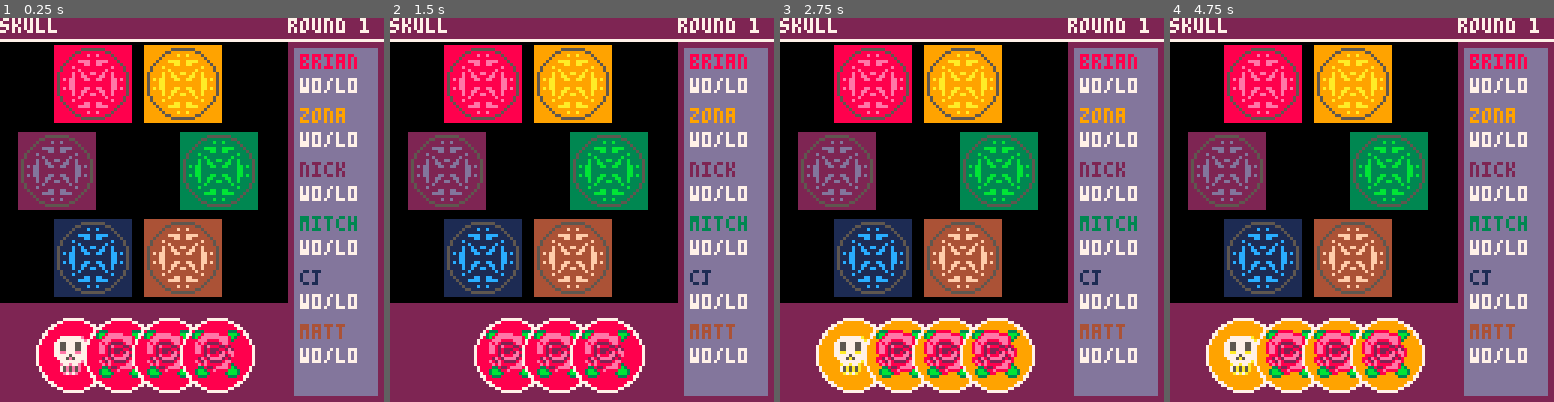
Above: before the commit, frames 1-4 (left to right).
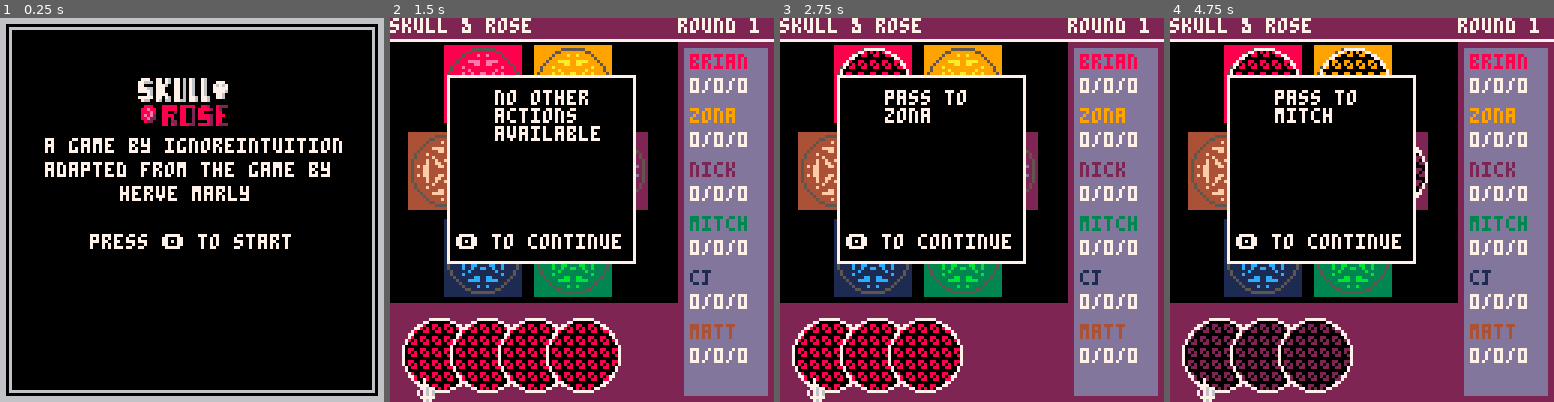
Above: after the commit, the same moments.

Repository: ignoreintuition/skull
Game: PICO-8 cartridge skull.p8
The game is run twice, just before and just after one commit, with the same random seed, the same clock (stepped at 60 frames per second) and the same inputs.
Inputs:
- Up to frame 1 (0.25 s): no input
- Up to frame 2 (1.5 s): tap X (X key) at 0.33, 1.07 s; tap O (Z key) at 0.7 s
- Up to frame 3 (2.75 s): hold Right 1.6-2.1 s; tap O (Z key) at 1.7, 2.1, 2.5 s; tap X (X key) at 1.85 s; hold Right from 2.47 s (still down)
- Up to frame 4 (4.75 s): tap O (Z key) every 0.4 s from 2.9 to 4.5 s; tap X (X key) at 2.97, 4.08 s; release Right at 3.03 s; hold Left 3.08-3.58 s; hold Right 4.02-4.68 s

The runs differ from the first frame. In frame 1, 77% of the frame differs, in the area x 0-100%, y 0-100%; in frame 2, 32%; in frame 3, 33%; in frame 4, 34%.

Commit message:
Added modes. Added toolbars and dialogs.

Diff:
--- a/skull.p8
+++ b/skull.p8
@@ -7,14 +7,23 @@
 --game
 #include src/constants.lua
 #include src/entity.lua
+#include src/state.lua
+
 #include src/game.lua
 #include src/ui.lua
+#include src/cursor.lua
+#include src/dialog.lua
+#include src/toolbar.lua
 #include src/controller.lua
 #include src/card.lua
 #include src/hand.lua
+#include src/stack.lua
 #include src/player.lua
 #include src/scene/scene.lua
 #include src/scene/game.lua
+#include src/scene/title.lua
+#include src/scene/gameOver.lua
+#include src/scene/settings.lua
 
 
 
--- a/src/card.lua
+++ b/src/card.lua
@@ -1,14 +1,16 @@
 Card = entity:new({
   face = flower,
-  x = 16,
-  y = 16,
-  played = false,
+  x = 8,
+  y = 8,
+  inHand = true,
   init = function(_ENV)
   end,
-  update = function(_ENV)
+  update = function(_ENV, newLoc)
+    x = newLoc.x
+    y = newLoc.y
   end,
   draw = function(_ENV)
-    if played then
+    if not inHand or state.activeDialog then
       circfill(x, y, 12, 7)
       fillp(0x6fc5)
       circfill(x, y, 11, 13)
@@ -19,6 +21,9 @@
       spr(face, x - 8, y - 8, 2, 2)
     end
   end,
-  play = function(_ENV)
+  play = function(_ENV, player)
+    x = seats[player].x + 16
+    y = seats[player].y + 16
+    inHand = false
   end
 })
--- a/src/constants.lua
+++ b/src/constants.lua
@@ -4,10 +4,10 @@
 seats = {
   { x = 15, y = 6 },
   { x = 45, y = 6 },
-  { x = 3, y = 35 },
   { x = 57, y = 35 },
+  { x = 45, y = 64 },
   { x = 15, y = 64 },
-  { x = 45, y = 64 }
+  { x = 3, y = 35 }
 }
 
 colorRamps = {
@@ -18,3 +18,11 @@
   { 1, 12 },
   { 4, 15 }
 }
+startingHand = { skull, flower, flower, flower }
+
+modes = {
+  start = 1,
+  place = 2,
+  challenge = 3,
+  revelation = 4
+}
--- a/src/controller.lua
+++ b/src/controller.lua
@@ -1,13 +1,58 @@
 Controller = entity:new({
+  inputHandlers = {
+    game = function(_ENV)
+      if state.activeDialog then
+        handleDialog(_ENV)
+      elseif state.activeToolbar then
+        handleToolbar(_ENV)
+      else
+        handlePlay(_ENV)
+      end
+    end,
+    title = function(_ENV)
+      if btnp(4) then
+        state:set('game')
+      end
+    end,
+    gameOver = function(_ENV)
+    end,
+    settings = function(_ENV)
+    end
+  },
   init = function(_ENV)
   end,
   update = function(_ENV, game)
+    inputHandlers[state:getCurrent()](_ENV)
+  end,
+  handleDialog = function(_ENV)
+    local gameScene = state:get()
     if btnp(4) then
-      gameScene.players[1].hand:removeCard(1)
+      gameScene.dialogs[#gameScene.dialogs].cb()
+      del(gameScene.dialogs, gameScene.dialogs[#gameScene.dialogs])
+      state.activeDialog = #gameScene.dialogs == 1
     end
+  end,
+  handleToolbar = function(_ENV)
+    local gameScene = state:get()
     if btnp(5) then
-      gameScene.players[1].active = not gameScene.players[1].active
-      gameScene.players[2].active = not gameScene.players[2].active
+      del(gameScene.toolbars, gameScene.toolbars[#gameScene.toolbars])
+      state.activeToolbar = #gameScene.toolbars == 1
+    elseif btnp(1) then
+      gameScene.toolbars[#gameScene.toolbars]:selectNext()
+    elseif btnp(0) then
+      -- move left
+    end
+  end,
+  handlePlay = function(_ENV)
+    local gameScene = state:get()
+    if btnp(4) then
+      gameScene:play()
+    elseif btnp(5) then
+      gameScene:action()
+    elseif btnp(1) then
+      gameScene.cursor:selectCard()
+    elseif btn(0) then
+      -- move left
     end
   end
 })
--- /dev/null
+++ b/src/cursor.lua
@@ -0,0 +1,32 @@
+Cursor = entity:new({
+  x = 16,
+  y = 120,
+  spr = 32,
+  init = function(_ENV, self)
+  end,
+  update = function(_ENV)
+    local gameScene = state:get()
+    if state.activeToolbar then
+      for k, v in ipairs(gameScene.toolbars[#gameScene.toolbars].tools) do
+        if v.active then
+          x = 32 + (k - 1) * 10
+          y = 42
+        end
+      end
+    else
+      local hand = gameScene.players[gameScene.currentPlayer].hand
+      x = (hand.selectedCard - 1) * 16 + 8
+      y = 120
+    end
+  end,
+  draw = function(_ENV)
+    spr(32, x, y, 1, 1)
+  end,
+  selectCard = function(_ENV, dir)
+    local gameScene = state:get()
+    local hand = gameScene.players[gameScene.currentPlayer].hand
+    hand.selectedCard = hand.selectedCard % #hand.cards + 1
+  end,
+  selectToolbar = function(_ENV)
+  end
+})
--- /dev/null
+++ b/src/dialog.lua
@@ -0,0 +1,18 @@
+Dialog = entity:new({
+  cb = function() end,
+  text = "",
+  cancellable = true,
+  init = function(_ENV, self)
+  end,
+  update = function(_ENV)
+  end,
+  draw = function(_ENV)
+    rectfill(19, 19, 81, 81, 7)
+    rectfill(20, 20, 80, 80, 0)
+    print(text, 35, 24, 7)
+    if cancellable then
+      print("❎ to cancel", 22, 64)
+    end
+    print("🅾️ to continue", 22, 72)
+  end
+})
--- a/src/game.lua
+++ b/src/game.lua
@@ -1,27 +1,18 @@
-state = 'game'
-prevState = 'game'
-
 function _init()
-  gameScene = GameScene:new()
+  state = State:new({
+    current = 'title'
+  })
+  controller = Controller:new()
   printMeta()
 end
 
 function _update()
-  if prevState != state then
-    if state == 'game' then
-      gameScene:init()
-    end
-    prevState = state
-  end
-  if state == 'game' then
-    state = gameScene:update()
-  end
+  controller:update()
+  state:update()
 end
 
 function _draw()
-  if state == 'game' then
-    gameScene:draw()
-  end
+  state:get():draw()
 end
 
 function printMeta()
--- a/src/hand.lua
+++ b/src/hand.lua
@@ -1,15 +1,21 @@
 Hand = entity:new({
-  startingHand = { skull, flower, flower, flower },
   cards = {},
+  selectedCard = 1,
   init = function(_ENV, self)
     self.cards = {}
-    for k, v in pairs(self.startingHand) do
-      add(self.cards, Card:new({ face = v, x = k * 16 + 8, y = 112 }))
+    for k, v in pairs(startingHand) do
+      add(
+        self.cards, Card:new({
+          face = v,
+          x = k * 16,
+          y = 112
+        })
+      )
     end
   end,
   update = function(_ENV)
-    for v in all(cards) do
-      v:update()
+    for k, v in pairs(cards) do
+      v:update({ x = k * 16, y = 112 })
     end
   end,
   draw = function(_ENV)
@@ -17,10 +23,13 @@
       v:draw()
     end
   end,
-  removeCard = function(_ENV, number)
-    del(cards, cards[number])
+  removeCard = function(_ENV)
+    return del(cards, cards[selectedCard])
   end,
-  playCard = function(_ENV, number)
-
+  playCard = function(_ENV, player)
+    cards[selectedCard]:play(player)
+    card = removeCard(_ENV)
+    selectedCard = 1
+    return card
   end
 })
--- a/src/player.lua
+++ b/src/player.lua
@@ -2,13 +2,16 @@
   active = false,
   colors = {},
   hand = {},
+  stack = {},
   losses = 0,
   name = 'player1',
   number = 1,
   wins = 0,
+  currentBid = 0,
   init = function(_ENV, self)
     self.colors = colorRamps[self.number]
     self.hand = Hand:new()
+    self.stack = Stack:new()
   end,
   update = function(_ENV)
     hand:update()
@@ -16,8 +19,9 @@
   draw = function(_ENV)
     pal(13, colors[1])
     pal(6, colors[2])
+    drawPlayer(_ENV)
     drawHand(_ENV)
-    drawPlayer(_ENV)
+    drawStack(_ENV)
     drawStats(_ENV)
     pal()
   end,
@@ -25,6 +29,9 @@
     if active then
       hand:draw()
     end
+  end,
+  drawStack = function(_ENV)
+    stack:draw()
   end,
   drawPlayer = function(_ENV)
     spr(5, seats[number].x, seats[number].y, 2, 2)
@@ -34,6 +41,6 @@
   end,
   drawStats = function(_ENV)
     print(name, 100, 12 + 16 * (number - 1) + (number - 1) * 2, 13)
-    print("w" ..wins .. "/l" .. losses, 100, 12 + 16 * (number - 1) + (number - 1) * 2 + 8, 7)
+    print(currentBid .. "/" ..wins .. "/" .. losses, 100, 12 + 16 * (number - 1) + (number - 1) * 2 + 8, 7)
   end
 })
--- a/src/scene/game.lua
+++ b/src/scene/game.lua
@@ -2,10 +2,14 @@
   name = 'game',
   names = { 'brian', 'zona', 'nick', 'mitch', 'cj', 'matt' },
   round = 1,
+  mode = modes.start,
   players = {},
+  cursor = {},
+  dialogs = {},
+  toolbars = {},
   init = function(_ENV)
     ui = UI:new()
-    controller = Controller:new()
+    cursor = Cursor:new()
     for k, v in ipairs(names) do
       add(
         players, Player:new({
@@ -16,10 +20,17 @@
       )
     end
   end,
+  currentPlayer = 1,
   update = function(_ENV)
     ui:update()
-    controller:update()
+    cursor:update()
     for v in all(players) do
+      v:update()
+    end
+    for v in all(dialogs) do
+      v:update()
+    end
+    for v in all(toolbars) do
       v:update()
     end
     return 'game'
@@ -29,5 +40,70 @@
     for v in all(players) do
       v:draw()
     end
+    for v in all(dialogs) do
+      v:draw()
+    end
+    for v in all(toolbars) do
+      v:draw()
+    end
+    cursor:draw()
+  end,
+  nextPlayer = function(_ENV)
+    if currentPlayer == #players and mode == modes.start then
+      mode = modes.place
+    end
+    currentPlayer = currentPlayer % #players + 1
+    for k, v in ipairs(players) do
+      v.active = currentPlayer == k
+    end
+  end,
+  play = function(_ENV)
+    players[currentPlayer].stack:addCard(players[currentPlayer].hand:playCard(currentPlayer))
+    add(
+      dialogs, Dialog:new({
+        text = "pass to\n" .. players[currentPlayer % #players + 1].name,
+        cancellable = false,
+        cb = function()
+          nextPlayer(_ENV)
+        end
+      })
+    )
+    state.activeDialog = true
+  end,
+  action = function(_ENV)
+    if mode == modes.start then
+      add(
+        dialogs, Dialog:new({
+          text = "no other\nactions\navailable",
+          cancellable = false,
+          cb = function()
+          end
+        })
+      )
+      state.activeDialog = true
+    elseif mode == modes.place then
+      add(
+        toolbars, Toolbar:new({
+          tools = {
+            { name = 'challenge', icon = 33, active = true },
+            { name = 'cancel', icon = 36, active = false }
+          }
+        })
+      )
+      state.activeToolbar = true
+    elseif mode == modes.challenge then
+      add(
+        toolbars, Toolbar:new({
+          tools = {
+            { name = 'raise', icon = 34, active = true },
+            { name = 'pass', icon = 35, active = false },
+            { name = 'cancel', icon = 36, active = false }
+          }
+        })
+      )
+      state.activeToolbar = true
+    elseif mode == modes.revelation then
+      add(toolbars, Toolbar:new())
+    end
   end
 })
--- /dev/null
+++ b/src/scene/gameOver.lua
@@ -0,0 +1,9 @@
+GameOver = Scene:new({
+  init = function(_ENV)
+  end,
+  update = function(_ENV)
+    return 'gameOver'
+  end,
+  draw = function(_ENV)
+  end
+})
--- /dev/null
+++ b/src/scene/settings.lua
@@ -0,0 +1,9 @@
+Settings = Scene:new({
+  init = function(_ENV)
+  end,
+  update = function(_ENV)
+    return 'settings'
+  end,
+  draw = function(_ENV)
+  end
+})
--- /dev/null
+++ b/src/scene/title.lua
@@ -0,0 +1,20 @@
+Title = Scene:new({
+  init = function(_ENV)
+  end,
+  update = function(_ENV)
+    return 'title'
+  end,
+  draw = function(_ENV)
+    cls()
+    rectfill(0, 0, 127, 127, 6)
+    rect(2, 2, 125, 125, 0)
+    rectfill(4, 4, 123, 123, 0)
+    spr(7, 45, 20, 4, 2)
+    print("a game by ignoreintuition", 15, 40, 7)
+    print("adapted from the game by", 15, 48, 7)
+    print("herve marly", 40, 56, 7)
+    print("press 🅾️ to start", 30, 72, 7)
+
+
+  end
+})
--- /dev/null
+++ b/src/stack.lua
@@ -0,0 +1,22 @@
+Stack = entity:new({
+  cards = {},
+  init = function(_ENV, self)
+    self.cards = {}
+  end,
+  update = function(_ENV)
+    for v in all(cards) do
+      v:update()
+    end
+  end,
+  draw = function(_ENV, active)
+    for v in all(cards) do
+      v:draw()
+    end
+  end,
+  removeCard = function(_ENV, number)
+    del(cards, cards[number])
+  end,
+  addCard = function(_ENV, card)
+    add(cards, card)
+  end
+})
--- /dev/null
+++ b/src/state.lua
@@ -0,0 +1,32 @@
+State = entity:new({
+  current = 'game',
+  previous = current,
+  activeDialog = false,
+  activeToolbar = false,
+  scenes = {},
+  init = function(_ENV, self)
+    scenes.game = GameScene:new()
+    scenes.title = Title:new()
+    scenes.gameOver = GameOver:new()
+    scenes.settings = Settings:new()
+  end,
+  update = function(_ENV)
+    if stateChange() then
+      scenes[current]:init()
+      previous = current
+    end
+    current = scenes[current]:update()
+  end,
+  get = function(_ENV)
+    return scenes[current]
+  end,
+  set = function(_ENV, newState)
+    current = newState
+  end,
+  getCurrent = function(_ENV)
+    return current
+  end,
+  stateChange = function()
+    return previous != current
+  end
+})
--- /dev/null
+++ b/src/toolbar.lua
@@ -0,0 +1,33 @@
+Toolbar = entity:new({
+  tools = {
+    { name = 'challenge', icon = 33, active = true },
+    { name = 'raise', icon = 34, active = false },
+    { name = 'pass', icon = 35, active = false },
+    { name = 'cancel', icon = 36, active = false }
+  },
+  init = function(_ENV, self)
+    local gameScene = state:get()
+  end,
+  update = function(_ENV)
+  end,
+  draw = function(_ENV)
+    rectfill(19, 29, 81, 61, 7)
+    rectfill(20, 30, 80, 60, 0)
+    for k, v in ipairs(tools) do
+      spr(v.icon, (k - 1) * 10 + 34, 34, 1, 1)
+      if v.active == true then
+        print(v.name, 25, 52, 7)
+      end
+    end
+  end,
+  selectNext = function(_ENV)
+    local currentTool = 0
+    for k, v in ipairs(tools) do
+      if v.active == true then
+        currentTool = k
+      end
+    end
+    tools[currentTool].active = false
+    tools[currentTool % #tools + 1].active = true
+  end
+})
--- a/src/ui.lua
+++ b/src/ui.lua
@@ -13,8 +13,8 @@
   drawHeader = function(_ENV)
     rectfill(0, 0, 127, 7, 2)
     line(0, 7, 127, 7, 7)
-    print('skull', 0, 0, 7)
-    print('round ' .. gameScene.round, 96, 0, 7)
+    print('skull & rose', 0, 0, 7)
+    print('round ' .. state:get().round, 96, 0, 7)
   end,
   drawCanvas = function(_ENV)
     rectfill(0, 8, 95, 94, 0)
Not shown, added: activity_log.txt
Not shown, changed: 152 lines of the sprite sheet (__gfx__) section of skull.p8
Not shown, changed: the thumbnail (__label__) section of skull.p8
